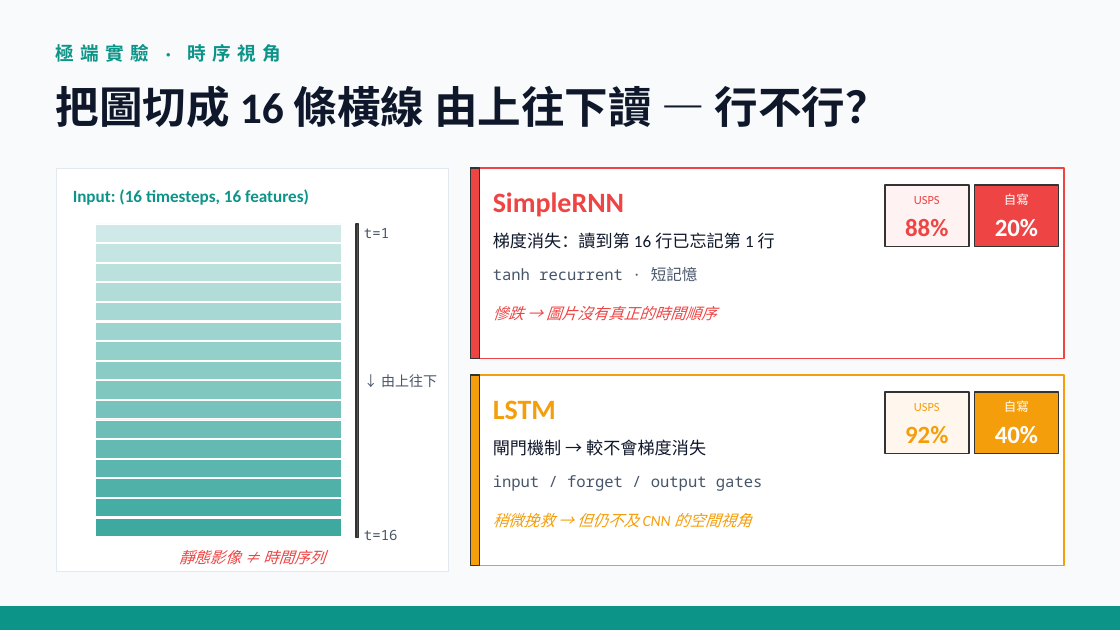
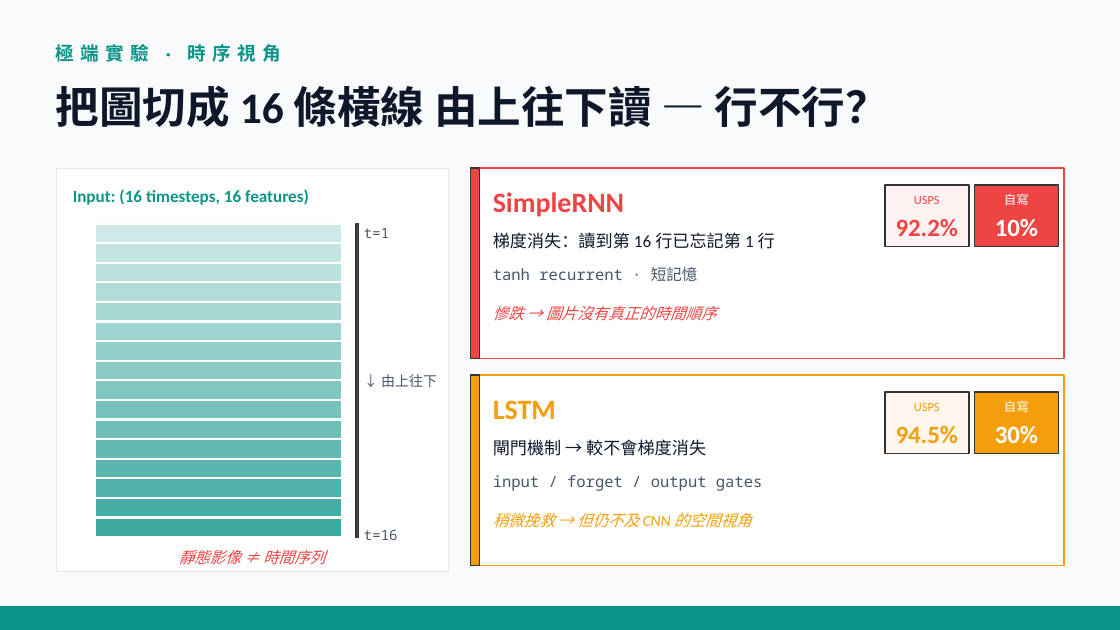
Before and after one commit to ericadgjl-huang/Handwriting_Recognition, a slide deck: slide 9 of hw2_handwriting 簡報.pptx. Drawn at 1120x630 pixels with LibreOffice and Linux fonts; fonts in the diff are those of the drawing. Boxes give left, top, right and bottom in pixels: in the first picture for what was removed or moved away, otherwise in the second. Text is boxed around its words. In the diff, an @@ line names an element or a change of style, - is before the commit and + after.

```diff
--- a/hw2_handwriting 簡報.pptx
+++ b/hw2_handwriting 簡報.pptx
@@ text at bbox=[896, 219, 958, 236]: text changed @@
-88%
+92.2%
@@ text at bbox=[995, 219, 1038, 236]: text changed @@
-20%
+10%
@@ text at bbox=[896, 426, 958, 443]: text changed @@
-92%
+94.5%
@@ text at bbox=[995, 426, 1038, 444]: text changed @@
-40%
+30%
```
Also in this commit, not shown: 6 other slides changed, 1 other file.
